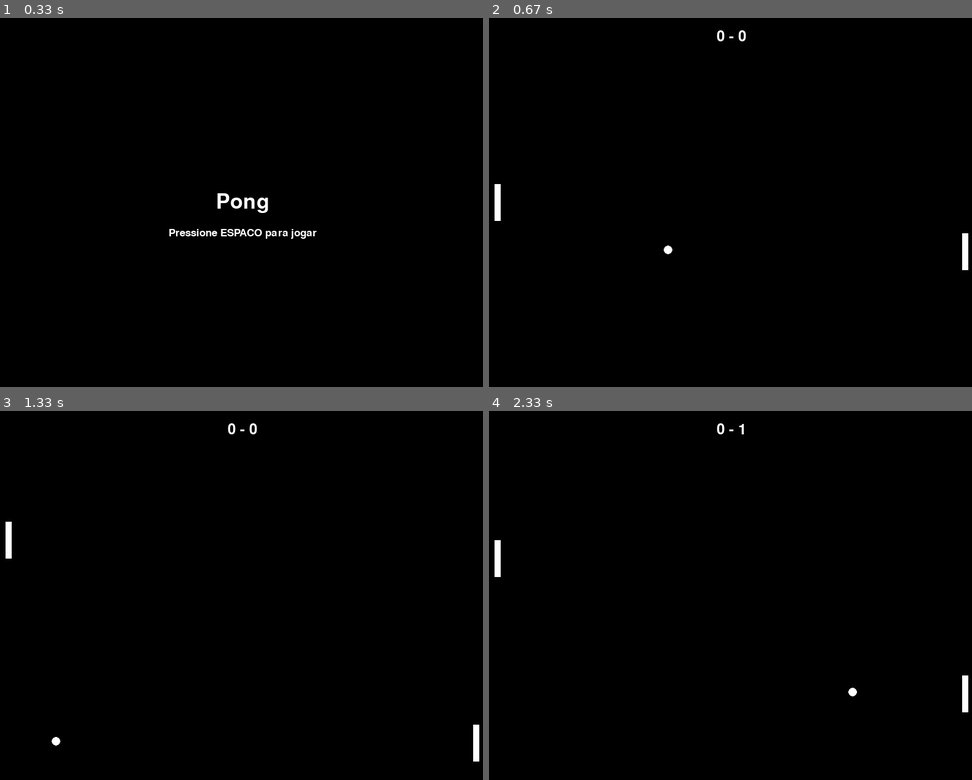
Above: before the commit, frames 1-4 (two rows, left to right).
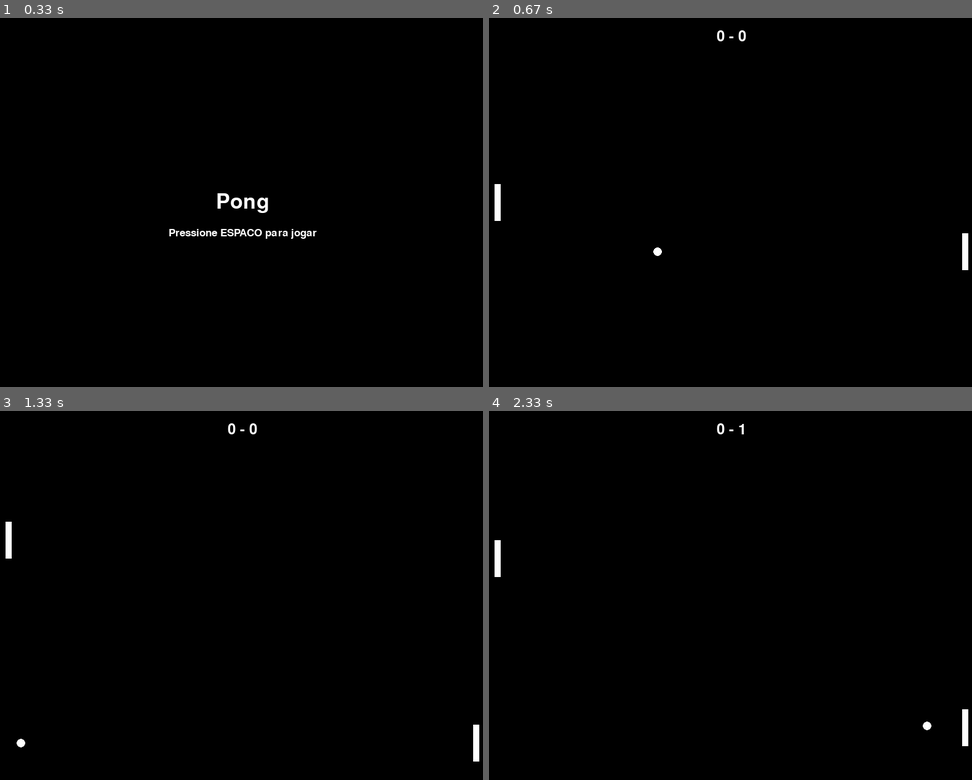
Above: after the commit, the same moments.

Repository: EduardoGiasson/PYGAME
Game: pygame game, started from pong.py
Same seed, same stepped clock (60 frames per second), same inputs: the game is played once before the commit and once after it.
Inputs:
- Up to frame 1 (0.33 s): no input
- Up to frame 2 (0.67 s): tap Space at 0.33 s
- Up to frame 3 (1.33 s): hold Up 0.67-1.13 s; tap Space at 0.73, 1.03, 1.23 s; hold Down from 1.17 s (still down)
- Up to frame 4 (2.33 s): release Down at 1.47 s; hold Up 1.5-1.87 s; tap Space at 1.57, 1.97 s; hold Down 1.9-2.27 s; hold Up from 2.3 s (still down)

Frame 1 is identical in both runs. In frame 2, less than 0.1% of the frame differs, in the area x 34-38%, y 61-65%; in frame 3, less than 0.1%; in frame 4, 0.3%, in the area x 74-100%, y 71-91%.

Commit message:
salvando ajustes task1,2,3

Diff:
--- a/pong.py
+++ b/pong.py
@@ -61,30 +61,36 @@
         )
 
 class Bola:
-    def __init__(self):
-        self.reset()
-
-    def reset(self):
-        self.x = Config.LARGURA//2 - JogoConfig.TAMANHO_BOLA//2
-        self.y = Config.ALTURA//2 - JogoConfig.TAMANHO_BOLA//2
-        self.vel_x = random.choice([-5, 5])
-        self.vel_y = random.choice([-5, -4, -3, -2, -1, 1, 2, 3, 4, 5])
+    def __init__(self, x=None, y=None, verdadeira=False):
+        self.x = x if x else Config.LARGURA//2
+        self.y = y if y else Config.ALTURA//2
+        self.vel_x = random.choice([-6, 6])
+        self.vel_y = random.choice([-4, -3, -2, 2, 3, 4])
+        self.cor = Cores.BRANCO if verdadeira else (random.randint(50,255), random.randint(50,255), random.randint(50,255))
+        self.verdadeira = verdadeira
 
     def mover(self):
         self.x += self.vel_x
         self.y += self.vel_y
 
         if self.y <= 0 or self.y >= Config.ALTURA - JogoConfig.TAMANHO_BOLA:
-            self.vel_y = -self.vel_y
+            self.vel_y = -self.vel_y + random.randint(-4, 4)
             som_raquete.play()
 
     def colisao(self, player1, player2):
         if self.get_rect().colliderect(player1.get_rect()) or self.get_rect().colliderect(player2.get_rect()):
-            self.vel_x = -self.vel_x
+            self.vel_x = -self.vel_x * 1.1
+            self.vel_y += random.randint(-5, 5)
+
+            if abs(self.vel_y) > 10:
+                self.vel_y = 10 if self.vel_y > 0 else -10
+
             som_raquete.play()
+            return True
+        return False
 
     def desenhar(self, tela):
-        pygame.draw.circle(tela, Cores.BRANCO, (self.x, self.y), JogoConfig.TAMANHO_BOLA)
+        pygame.draw.circle(tela, self.cor, (self.x, self.y), JogoConfig.TAMANHO_BOLA)
 
     def get_rect(self):
         return pygame.Rect(self.x, self.y, JogoConfig.TAMANHO_BOLA, JogoConfig.TAMANHO_BOLA)
@@ -128,7 +134,8 @@
     player2 = Player(Config.LARGURA - 15 - JogoConfig.RAQUETE_LARGURA,
                      Config.ALTURA//2 - JogoConfig.RAQUETE_ALTURA//2)
 
-    bola = Bola()
+    bolas = [Bola(verdadeira=True)]
+    tempo_multiplicacao = pygame.time.get_ticks()
 
     score_player1 = 0
     score_player2 = 0
@@ -144,32 +151,44 @@
 
         tela.fill(Cores.PRETO)
 
-        bola.mover()
-        bola.colisao(player1, player2)
-
-        if bola.x <= 0:
-            score_player2 += 1
-            som_gol.play()
-            pygame.time.set_timer(pygame.USEREVENT + 1, 2000)
-            bola.reset()
-
-            if score_player2 >= 10:
-                pygame.mixer.music.stop()
-                som_raquete.stop()
-                som_gol.stop()
-                return True
-
-        if bola.x >= Config.LARGURA - JogoConfig.TAMANHO_BOLA:
-            score_player1 += 1
-            som_gol.play()
-            pygame.time.set_timer(pygame.USEREVENT + 1, 2000)
-            bola.reset()
-
-            if score_player1 >= 10:
-                pygame.mixer.music.stop()
-                som_raquete.stop()
-                som_gol.stop()
-                return True
+        tempo_atual = pygame.time.get_ticks()
+        novas_bolas = []
+
+        for bola in bolas:
+            bola.mover()
+            if bola.colisao(player1, player2):
+                if tempo_atual - tempo_multiplicacao >= 5000:
+                    for _ in range(4):
+                        novas_bolas.append(Bola(bola.x, bola.y, False))
+                    tempo_multiplicacao = tempo_atual
+
+        bolas.extend(novas_bolas)
+
+        for bola in bolas:
+            if bola.verdadeira:
+                if bola.x <= 0:
+                    score_player2 += 1
+                    som_gol.play()
+                    pygame.time.set_timer(pygame.USEREVENT + 1, 2000)
+                    bolas = [Bola(verdadeira=True)]
+
+                    if score_player2 >= 10:
+                        pygame.mixer.music.stop()
+                        som_raquete.stop()
+                        som_gol.stop()
+                        return True
+
+                if bola.x >= Config.LARGURA - JogoConfig.TAMANHO_BOLA:
+                    score_player1 += 1
+                    som_gol.play()
+                    pygame.time.set_timer(pygame.USEREVENT + 1, 2000)
+                    bolas = [Bola(verdadeira=True)]
+
+                    if score_player1 >= 10:
+                        pygame.mixer.music.stop()
+                        som_raquete.stop()
+                        som_gol.stop()
+                        return True
 
         keys = pygame.key.get_pressed()
         if keys[pygame.K_UP]:
@@ -177,11 +196,14 @@
         if keys[pygame.K_DOWN]:
             player1.mover(1)
 
-        player2.ia(bola.y)
+        if bolas:
+            player2.ia(bolas[0].y)
 
         player1.desenhar(tela)
         player2.desenhar(tela)
-        bola.desenhar(tela)
+
+        for bola in bolas:
+            bola.desenhar(tela)
 
         font_score = pygame.font.SysFont(None, 36)
         score_text = font_score.render(f"{score_player1} - {score_player2}", True, Cores.BRANCO)
